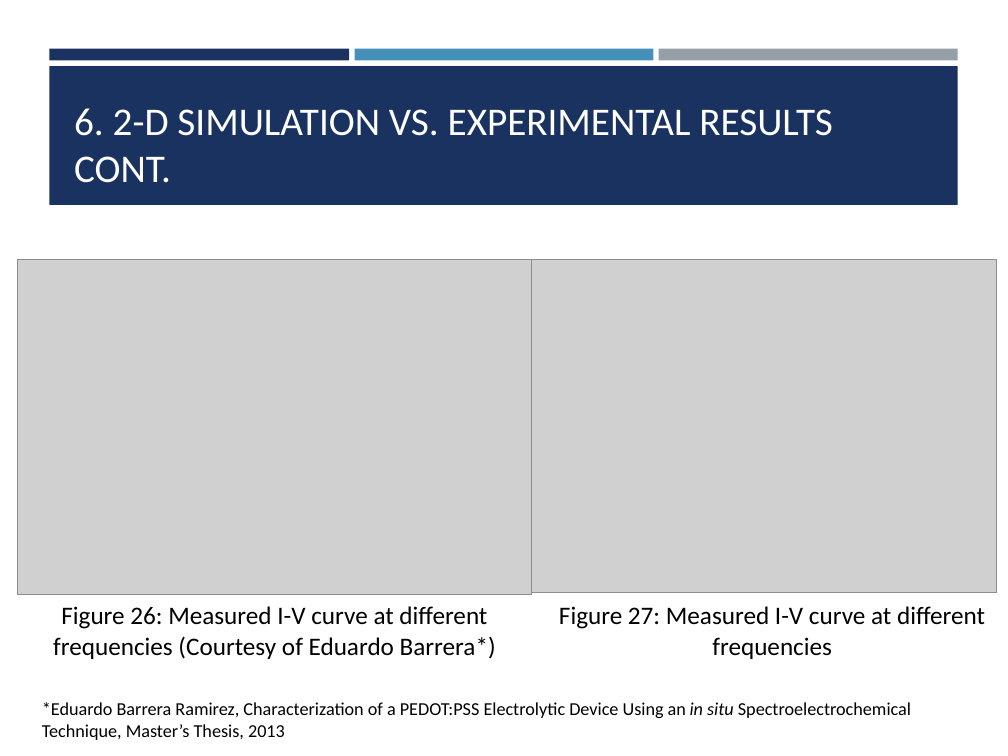
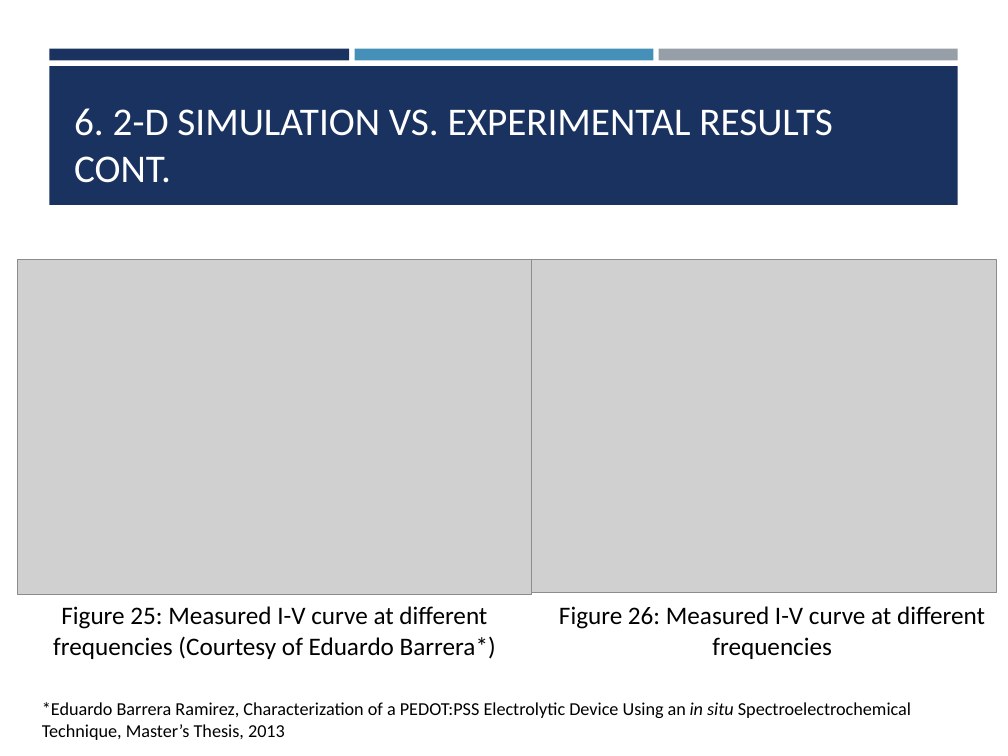
Before and after one commit to cbonfil/ThesisReport, a slide deck: slide 18 of Memristor Thesis/Memristor Presentation.pptx (slide 19 before the commit). Drawn at 1008x756 pixels with LibreOffice and Linux fonts; fonts in the diff are those of the drawing; grey boxes stand for pictures. Boxes give left, top, right and bottom in pixels: in the first picture for what was removed or moved away, otherwise in the second. Text is boxed around its words. In the diff, an @@ line names an element or a change of style, - is before the commit and + after.

```diff
--- a/Memristor Thesis/Memristor Presentation.pptx
+++ b/Memristor Thesis/Memristor Presentation.pptx
@@ text at (53, 606, 496, 659): text changed @@
-Figure 26: Measured I-V curve at different frequencies (Courtesy of Eduardo Barrera*)
+Figure 25: Measured I-V curve at different frequencies (Courtesy of Eduardo Barrera*)
@@ text at (559, 606, 985, 659): text changed @@
-Figure 27: Measured I-V curve at different frequencies
+Figure 26: Measured I-V curve at different frequencies
```
Also in this commit, not shown: 15 other slides changed, 1 slide added, 1 other file.
